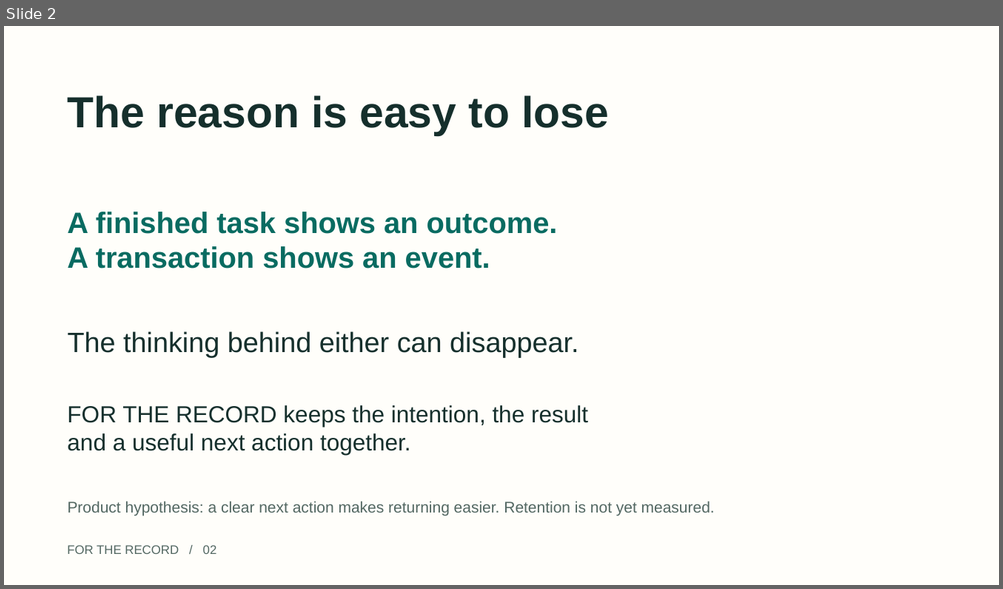
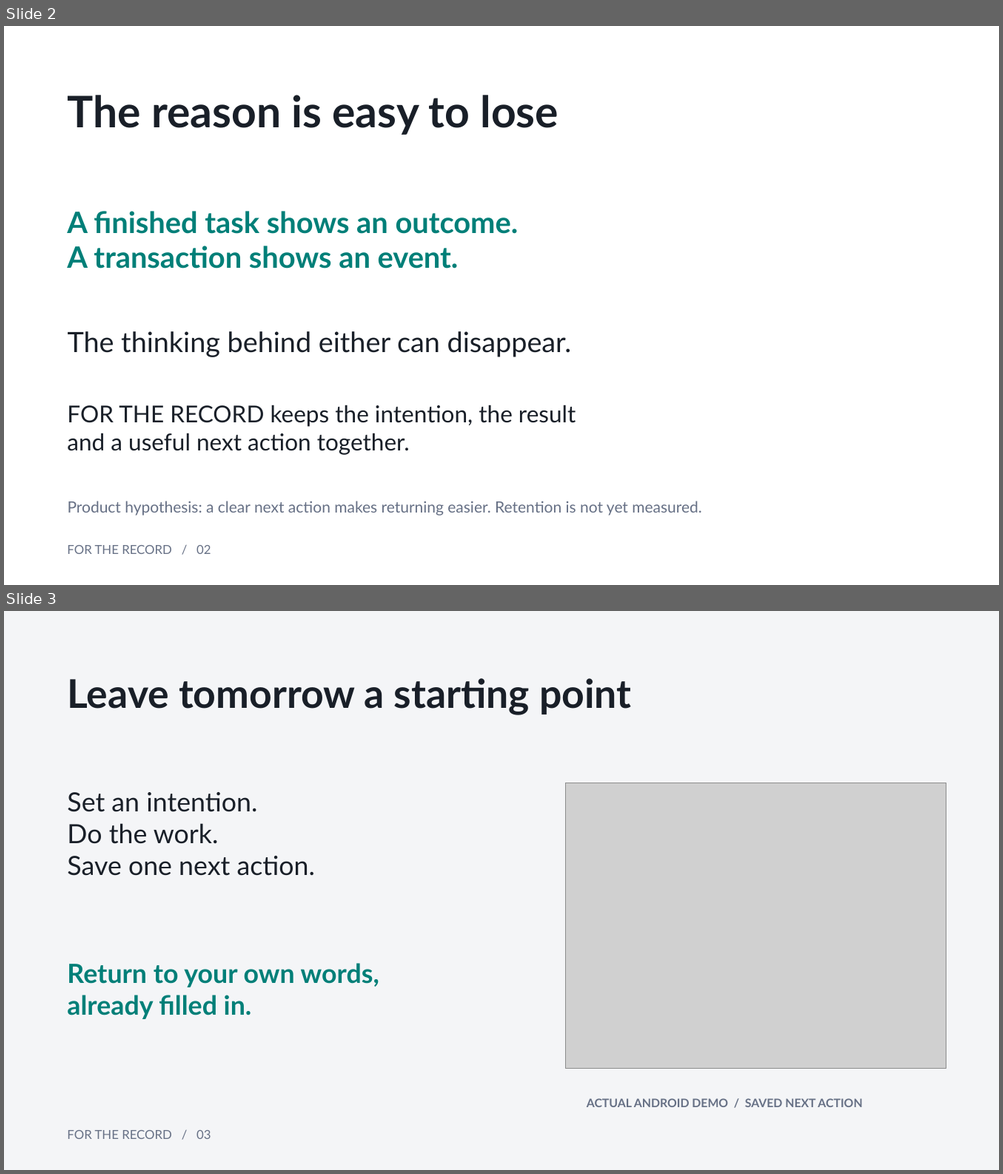
Before and after one commit to openai-lover/seeker_FOR-THE-RECORD, a slide deck: docs/submission/FOR-THE-RECORD-pitch.pptx. Shown one above the other, each under a label of ours: slide 2 before the commit, slides 2 and 3 after it. The pictures are 1003x589 and 1003x1174 pixels, drawn with LibreOffice and Linux fonts; fonts in the diff are those of the drawing; grey boxes stand for pictures. Boxes give left, top, right and bottom in pixels: in the first picture for what was removed or moved away, otherwise in the second. Text is boxed around its words. In the diff, an @@ line names an element or a change of style, - is before the commit and + after.

```diff
--- a/docs/submission/FOR-THE-RECORD-pitch.pptx
+++ b/docs/submission/FOR-THE-RECORD-pitch.pptx
@@ slide 3 added at (4, 611, 999, 1170), background #F4F5F7 @@
@@ text added at (68, 678, 631, 715), 38.2 pt, text #191F28, bold @@
+Leave tomorrow a starting point
@@ picture added at (565, 783, 945, 1068) @@
@@ text added at (67, 792, 315, 876), 25.5 pt, text #191F28 @@
+Set an intention.
+Do the work.
+Save one next action.
@@ text added at (67, 963, 379, 1019), 25.5 pt, text #007F78, bold @@
+Return to your own words,
+already filled in.
@@ text added at (586, 1099, 862, 1108), 11.2 pt, text #667085, bold @@
+ACTUAL ANDROID DEMO / SAVED NEXT ACTION
@@ text added at (67, 1130, 210, 1139), 12 pt, text #667085 @@
+FOR THE RECORD / 03
@@ slide 2 changed as well @@
@@ background #FFFEFA to #FFFFFF @@
@@ text "A finished task shows an ..." at (67, 211, 518, 269): font Arial to Lato, text colour #096B61 to #007F78 @@
@@ font Arial to Lato, text colour #152F2C to #191F28 in 3 elements at (68, 95, 559, 135), (68, 332, 572, 358), (67, 405, 575, 455) @@
@@ text "Product hypothesis: a clear next ..." at (68, 501, 702, 516): font Arial to Lato, text colour #526762 to #667085 @@
@@ text "FOR THE RECORD / 02" at (67, 545, 210, 554): font Arial to Lato, text colour #526762 to #667085 @@
```
Also in this commit, not shown: 5 other slides changed, 1 other slide added, 2 slides removed, 42 other files.
